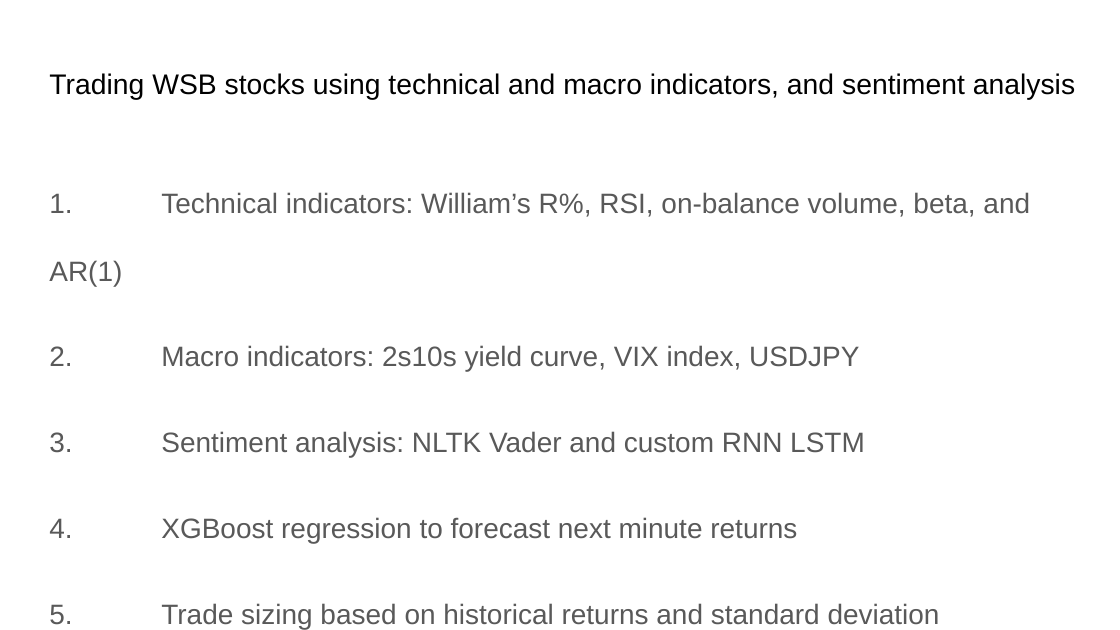
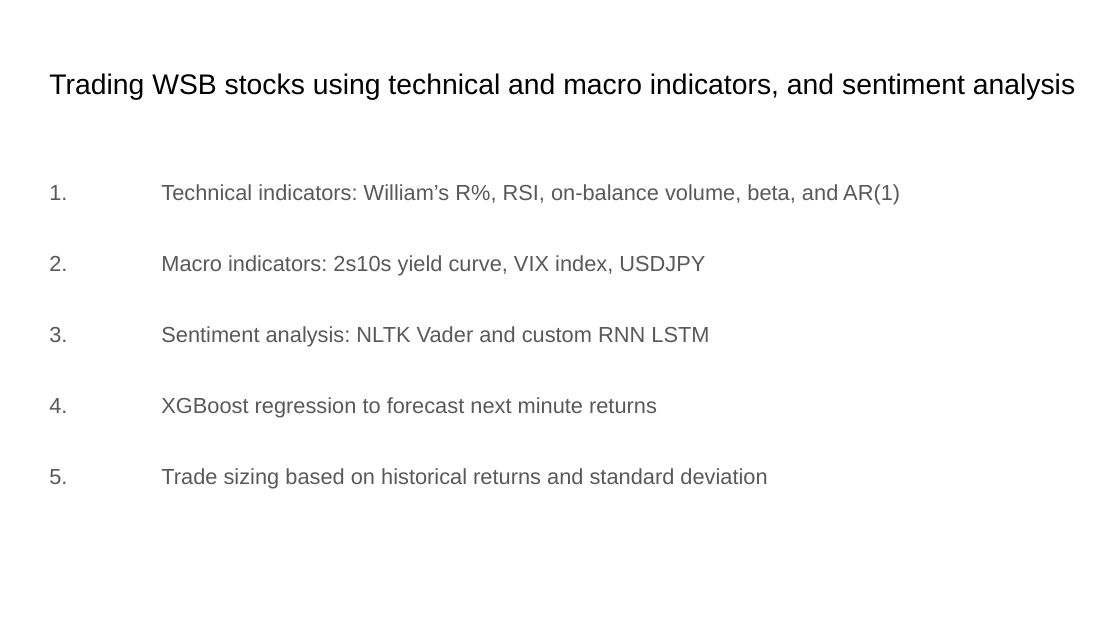
Before and after one commit to vweinblatt123/CF-Project2, a slide deck: slide 2 of CF-Project2.pptx. Drawn at 1120x630 pixels with LibreOffice and Linux fonts; fonts in the diff are those of the drawing. Boxes give left, top, right and bottom in pixels: in the first picture for what was removed or moved away, otherwise in the second. Text is boxed around its words. In the diff, an @@ line names an element or a change of style, - is before the commit and + after.

Commit message:
presentation

```diff
--- a/CF-Project2.pptx
+++ b/CF-Project2.pptx
@@ text "1. Technical indicators: William’s R%, ..." at [49,184,900,488]: size 18 to 14 pt @@
```
Also in this commit, not shown: 1 other slide changed.
